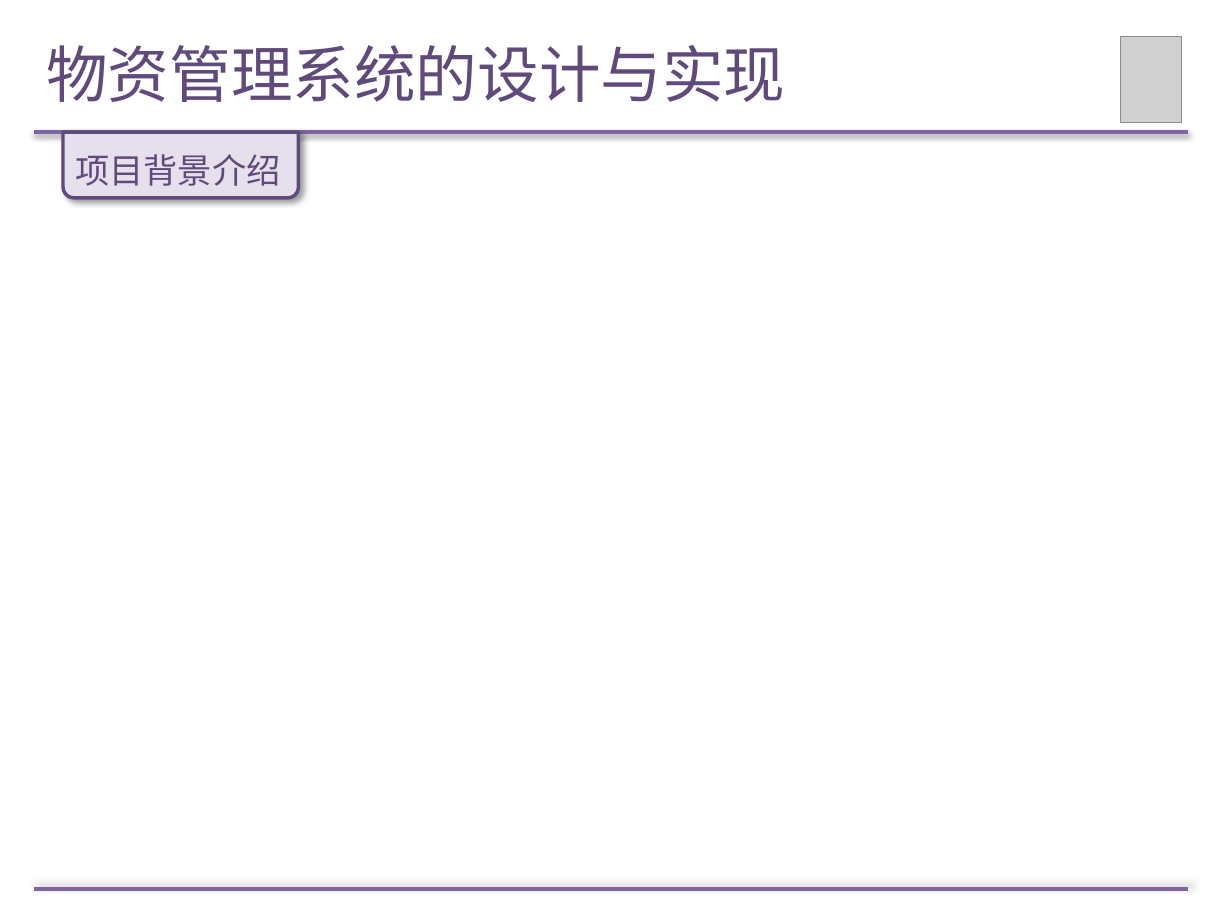
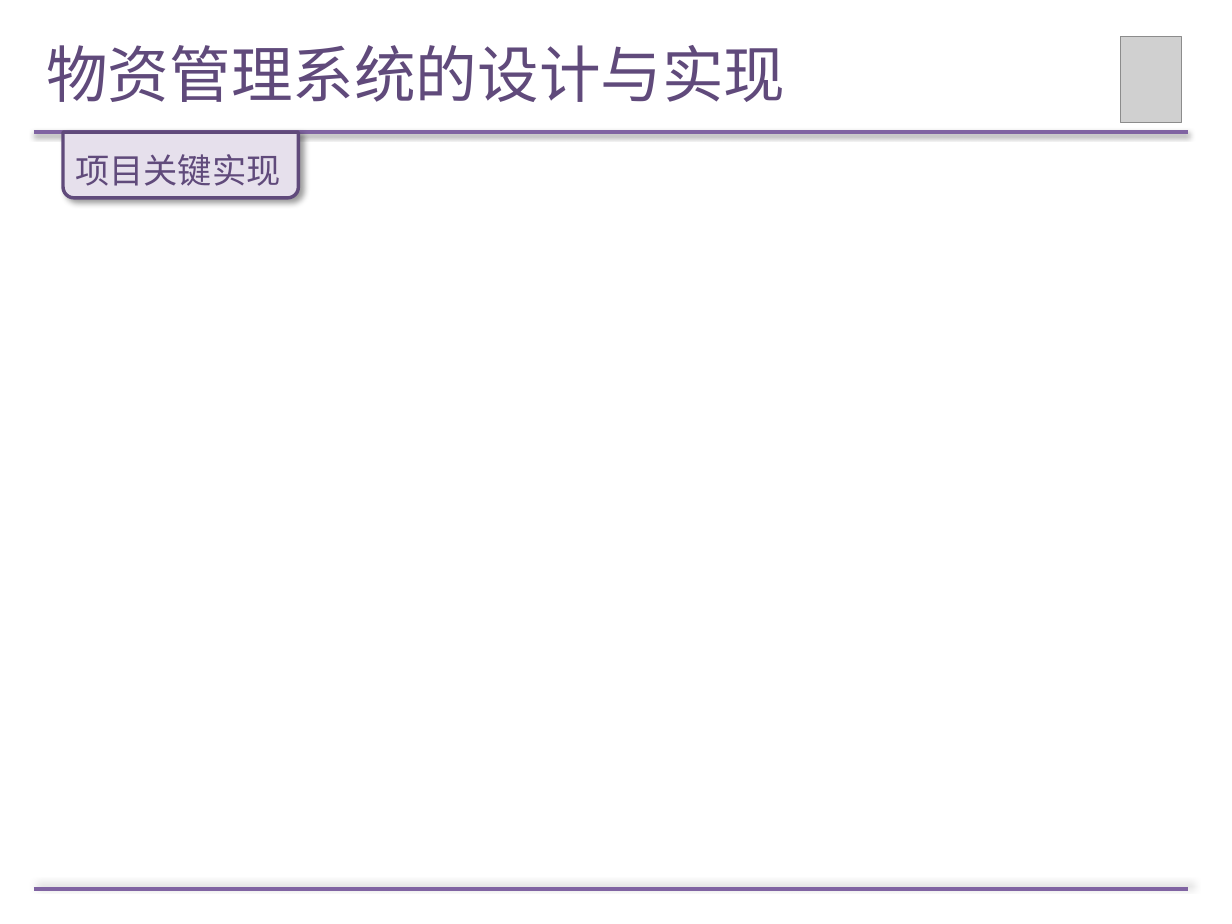
Before and after one commit to Wendy-Wu/LM-paper, a slide deck: slide 18 of 论文答辩PPT.pptx (slide 8 before the commit). Drawn at 1232x924 pixels with LibreOffice and Linux fonts; fonts in the diff are those of the drawing; grey boxes stand for pictures. Boxes give left, top, right and bottom in pixels: in the first picture for what was removed or moved away, otherwise in the second. Text is boxed around its words. In the diff, an @@ line names an element or a change of style, - is before the commit and + after.

```diff
--- a/论文答辩PPT.pptx
+++ b/论文答辩PPT.pptx
@@ text at box(75, 154, 281, 186): text changed @@
-项目背景介绍
+项目关键实现
```
Also in this commit, not shown: 16 slides added.
